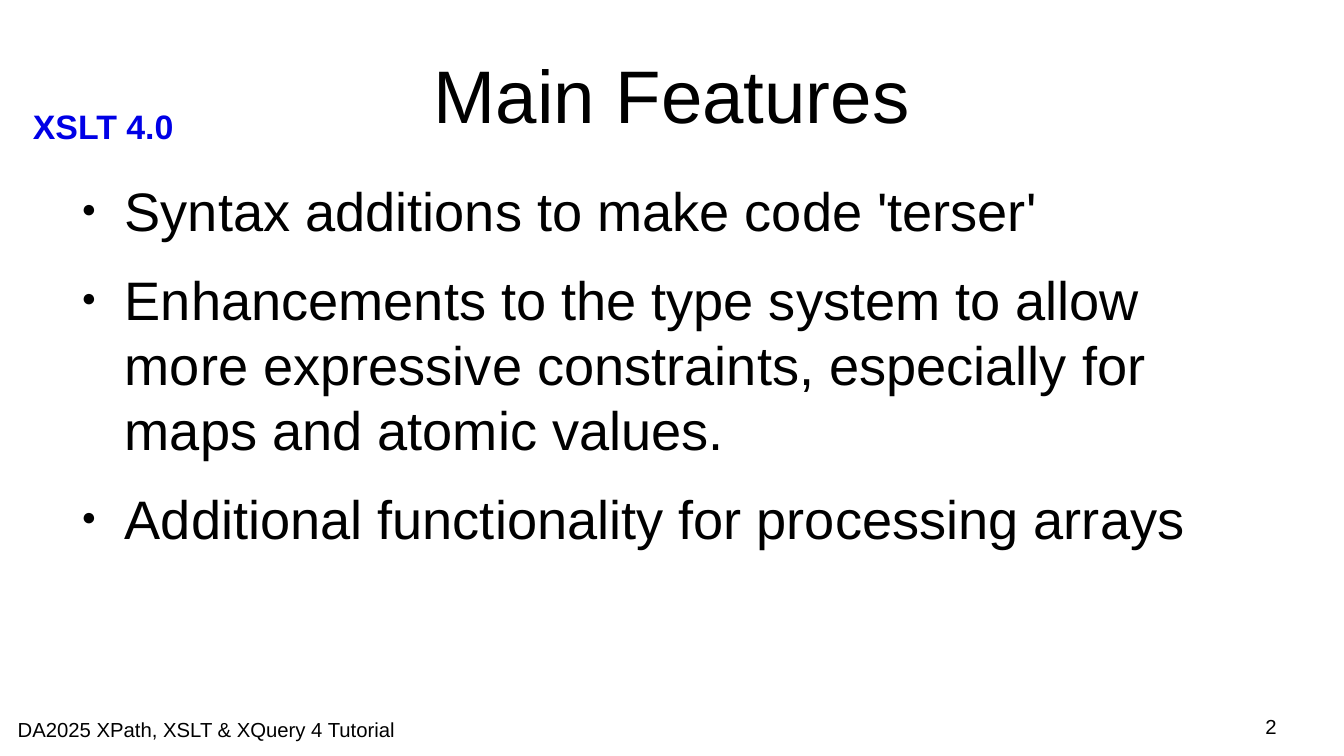
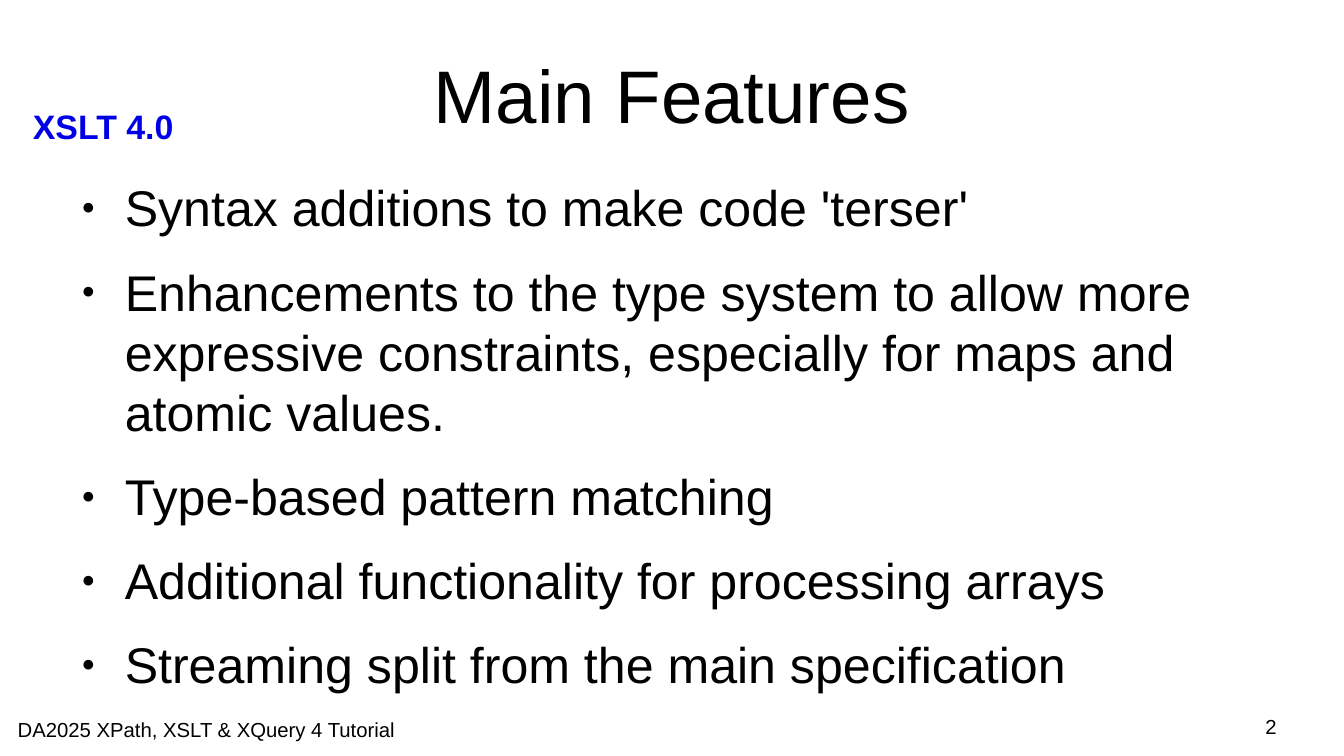
Before and after one commit to johnlumley/johnlumley.github.io, a slide deck: slide 2 of DA2025/slides/QT4-XSLT.odp. Drawn at 1344x756 pixels with LibreOffice and Linux fonts; fonts in the diff are those of the drawing; background and template pictures are left out. Boxes give left, top, right and bottom in pixels: in the first picture for what was removed or moved away, otherwise in the second. Text is boxed around its words. In the diff, an @@ line names an element or a change of style, - is before the commit and + after.

```diff
--- a/DA2025/slides/QT4-XSLT.odp
+++ b/DA2025/slides/QT4-XSLT.odp
@@ text at (125, 189, 1191, 609): size 32 to 29.6 pt in "Syntax additions to make code 'terser'", "Enhancements to the type system to allow ...", "Additional functionality for processing arrays" @@
@@ text at (125, 478, 773, 525): paragraph added @@
+● Type-based pattern matching
@@ text at (125, 646, 1066, 693): paragraph added @@
+● Streaming split from the main specification
```
Also in this commit, not shown: 14 other slides changed, 3 slides added, 4 other files.
